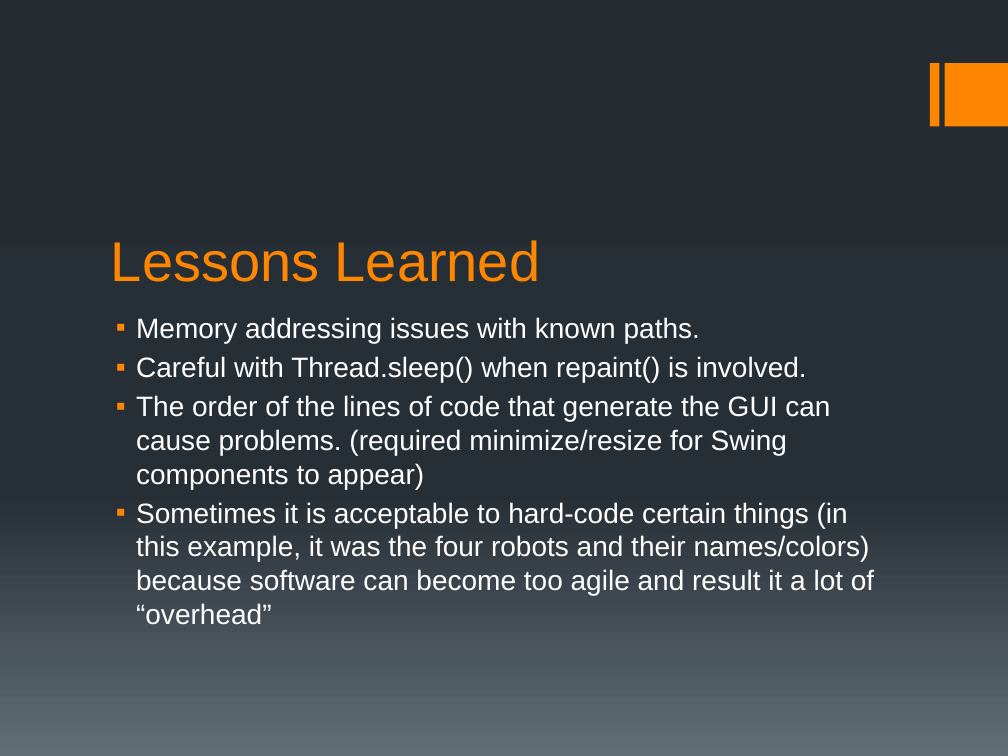
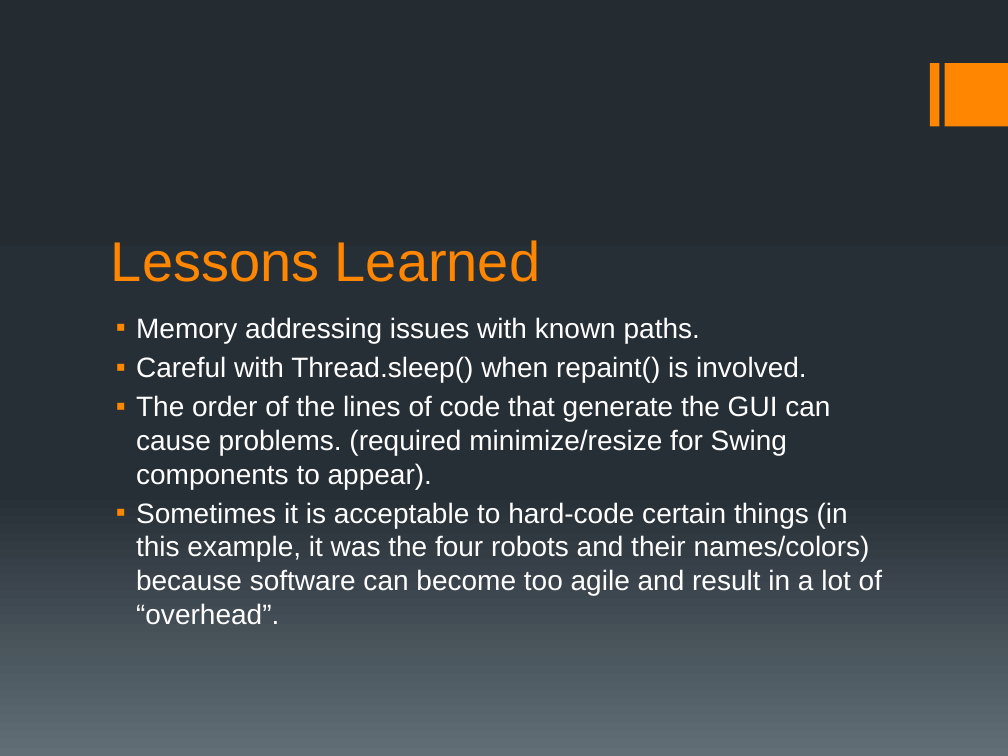
Before and after one commit to kitemongerer/FinalProject, a slide deck: slide 4 of finalProjectPresentation.pptx. Drawn at 1008x756 pixels with LibreOffice and Linux fonts; fonts in the diff are those of the drawing. Boxes give left, top, right and bottom in pixels: in the first picture for what was removed or moved away, otherwise in the second. Text is boxed around its words. In the diff, an @@ line names an element or a change of style, - is before the commit and + after.

Commit message:
Updated presentation

```diff
--- a/finalProjectPresentation.pptx
+++ b/finalProjectPresentation.pptx
@@ text at (136,395,882,625): text changed @@
-▪ The order of the lines of code that generate the GUI can cause problems. (required minimize/resize for Swing components to appear)
-▪ Sometimes it is acceptable to hard-code certain things (in this example, it was the four robots and their names/colors) because software can become too agile and result it a lot of “overhead”
+▪ The order of the lines of code that generate the GUI can cause problems. (required minimize/resize for Swing components to appear).
+▪ Sometimes it is acceptable to hard-code certain things (in this example, it was the four robots and their names/colors) because software can become too agile and result in a lot of “overhead”.
```
Also in this commit, not shown: 1 other file.
